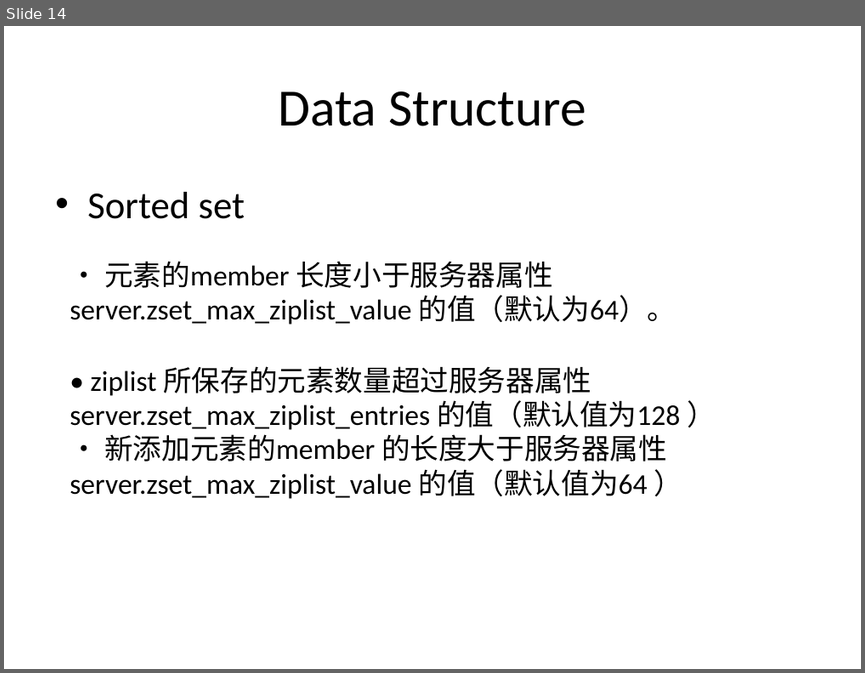
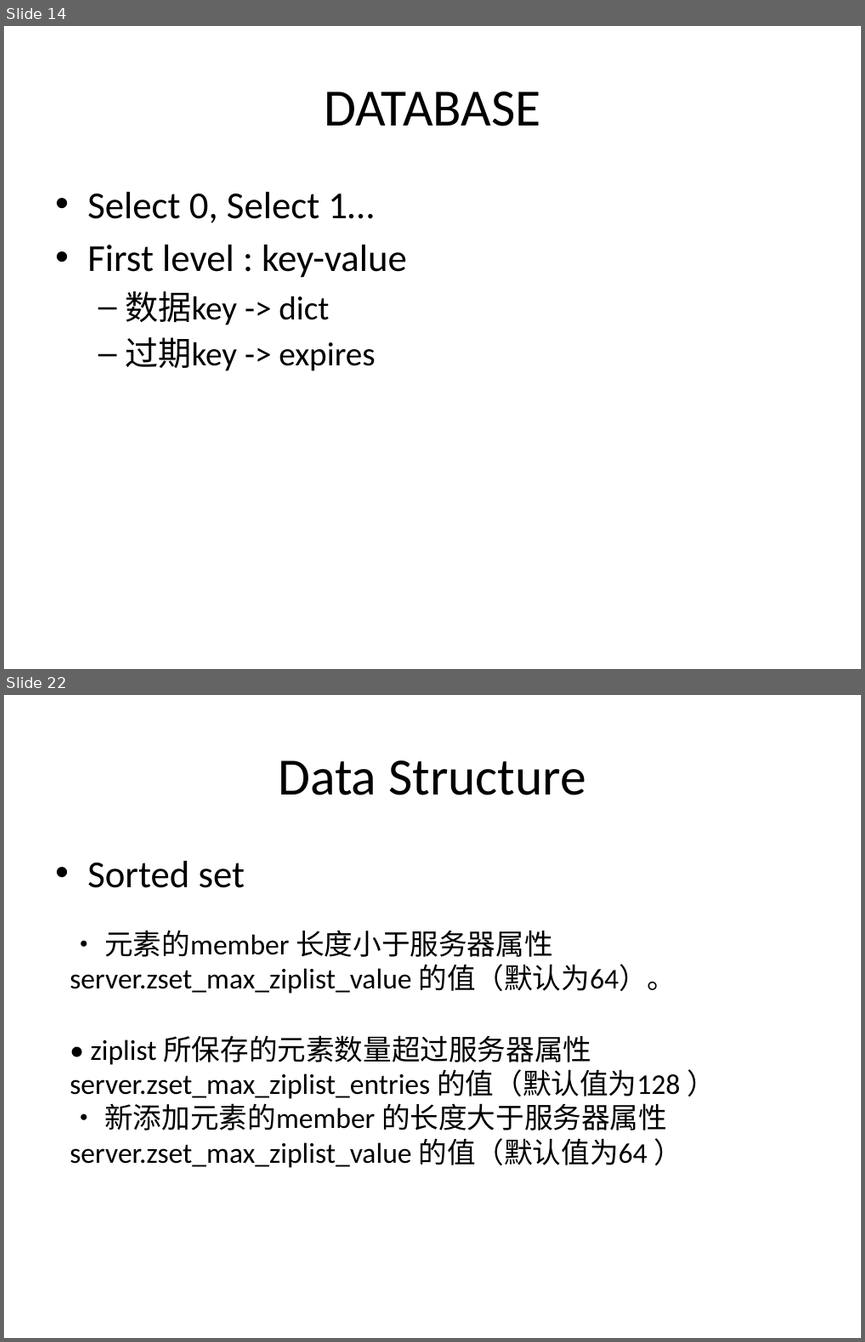
Before and after one commit to humanbeingxx/notes, a slide deck: redis/redis分享.pptx. Shown one above the other, each under a label of ours: slide 14 before the commit, slides 14 and 22 after it; the slides between them are not shown. The pictures are 865x673 and 865x1342 pixels, drawn with LibreOffice and Linux fonts; fonts in the diff are those of the drawing. Boxes give left, top, right and bottom in pixels: in the first picture for what was removed or moved away, otherwise in the second. Text is boxed around its words. In the diff, an @@ line names an element or a change of style, - is before the commit and + after.

```diff
--- a/redis/redis分享.pptx
+++ b/redis/redis分享.pptx
@@ slide 14 added at [4, 26, 861, 669], background #FFFFFF @@
@@ title added at [324, 91, 541, 126], 44 pt, text #000000 @@
+DATABASE
@@ text added at [87, 192, 407, 371], 32 pt, text #000000 @@
+• Select 0, Select 1…
+• First level : key-value
+  – 数据key -> dict
+  – 过期key -> expires
@@ what was slide 14 is now slide 22 @@
```
Also in this commit, not shown: 8 other slides added.
